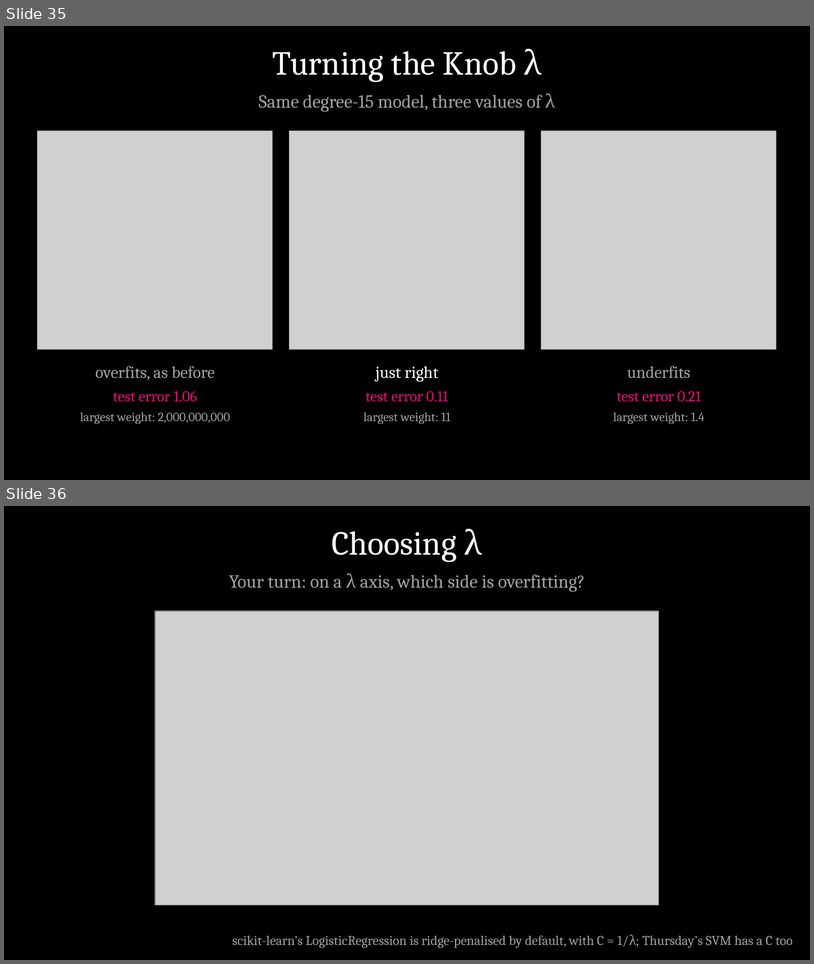
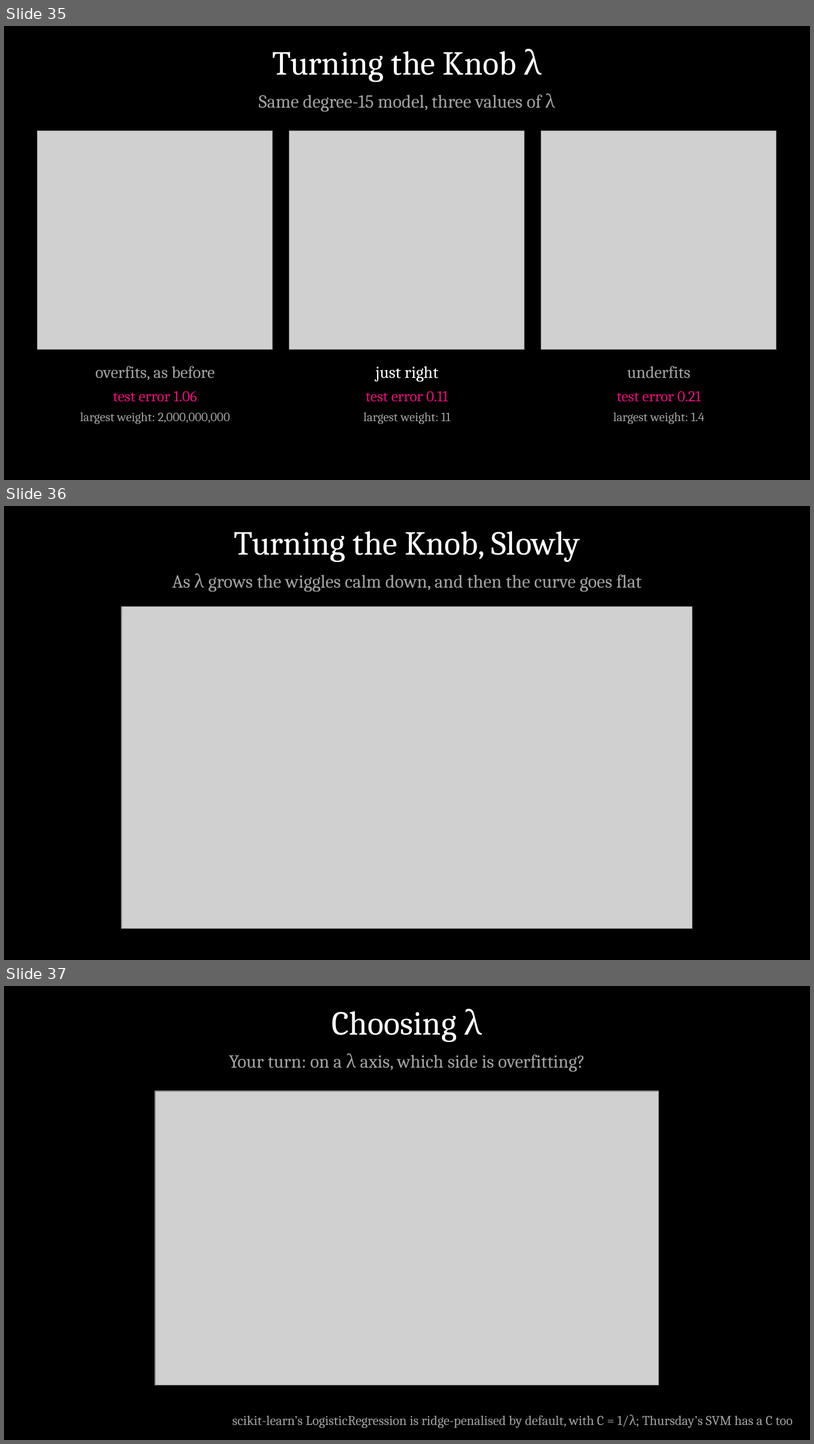
Before and after one commit to myscience/intro-ml-mdmc-2026, a slide deck: slides/Day2_Not_Fooling_Yourself.pptx. Shown one above the other, each under a label of ours: slides 35 and 36 before the commit, slides 35, 36 and 37 after it. The pictures are 814x964 and 814x1444 pixels, drawn with LibreOffice and Linux fonts; fonts in the diff are those of the drawing; grey boxes stand for pictures. Boxes give left, top, right and bottom in pixels: in the first picture for what was removed or moved away, otherwise in the second. Text is boxed around its words. In the diff, an @@ line names an element or a change of style, - is before the commit and + after.

```diff
--- a/slides/Day2_Not_Fooling_Yourself.pptx
+++ b/slides/Day2_Not_Fooling_Yourself.pptx
@@ slide 36 added at [4,506,810,960], background #000000 @@
@@ title added at [234,531,581,562], 40 pt, text #FFFFFF @@
+Turning the Knob, Slowly
@@ text added at [172,573,642,592], 22 pt, text #A3A3A3 @@
+As λ grows the wiggles calm down, and then the curve goes flat
@@ picture added at [122,607,692,928] @@
@@ what was slide 36 is now slide 37 @@
```
Also in this commit, not shown: 6 slides changed, 3 other slides added, 1 other file.
